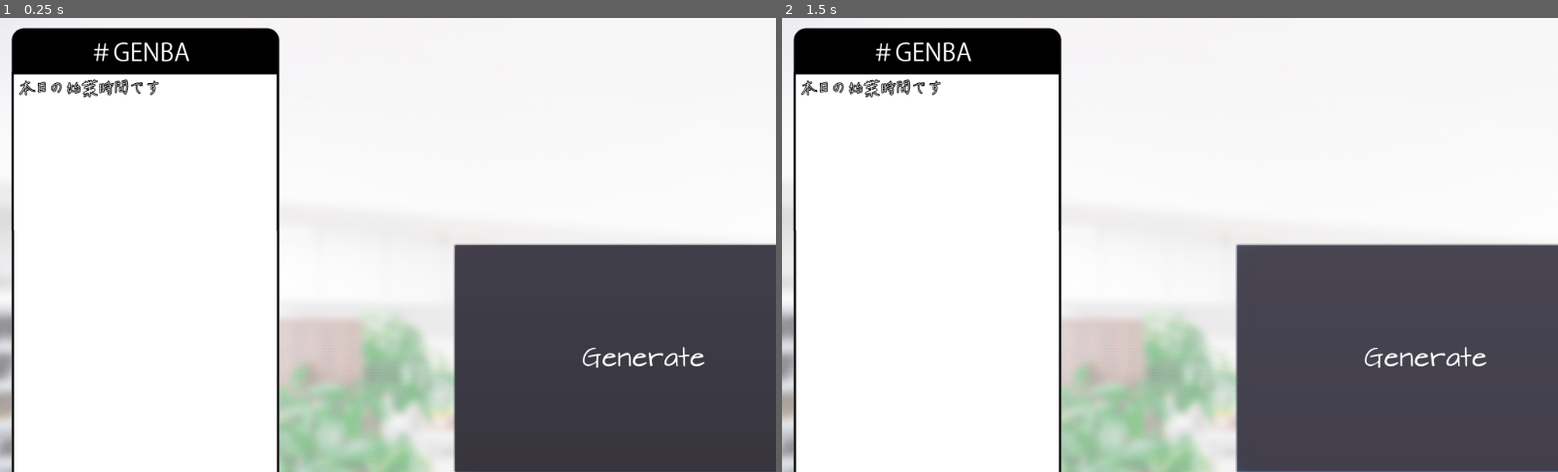
Above: before the commit, frames 1-2 (left to right).
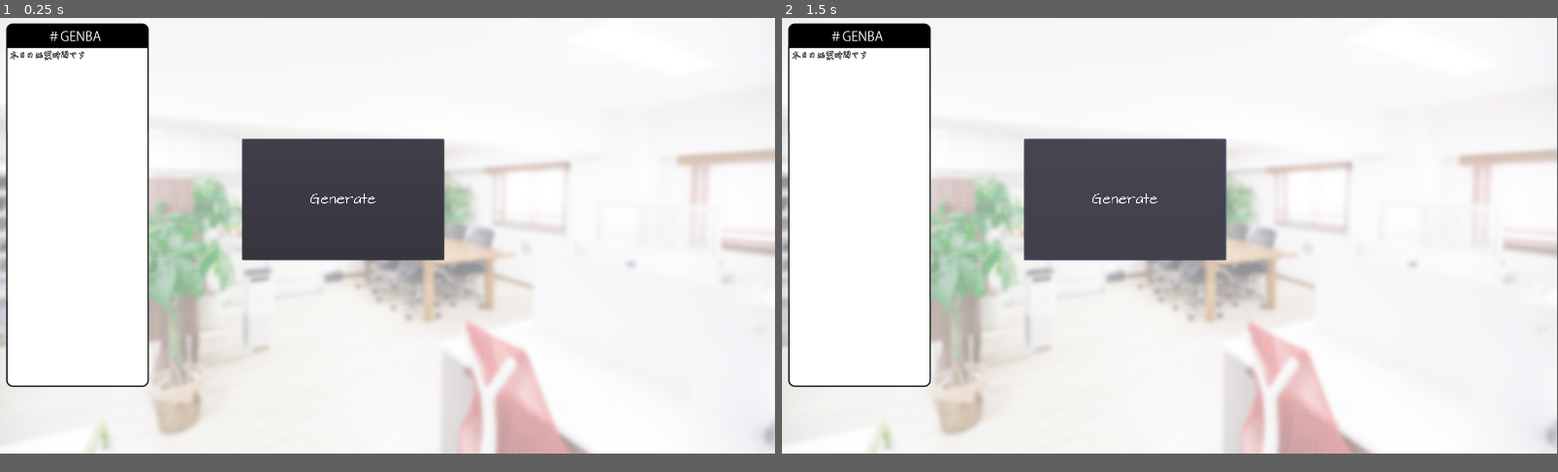
Above: after the commit, the same moments.

Repository: manzyun/PrayForApply
Game: Godot game, scene res://scenes/main.tscn
Two runs of this game, one before a commit and one after it. Both use one fixed random seed, a clock stepped at 60 frames per second and the inputs below.
Inputs:
- Up to frame 1 (0.25 s): no input
- Up to frame 2 (1.5 s): click "Generate" at 0.5 s; click "Generate" at 1.25 s
In our replay, the window is 800x468 before the commit and 799x449 after it. These sizes can differ from the game's own. Grey fills any space a smaller window leaves; there, only what the larger window draws over its background counts as a difference.

The runs differ from the first frame. In frame 1, 48% of the frame differs, in the area x 0-100%, y 1-100%; in frame 2, 48%.

Commit message:
fix FlameGauge

Diff:
--- a/project.godot
+++ b/project.godot
@@ -14,6 +14,11 @@
 run/main_scene="res://scenes/main.tscn"
 config/icon="res://icon.png"
 
+[display]
+
+window/size/width=1920
+window/size/height=1080
+
 [physics]
 
 common/enable_pause_aware_picking=true
--- a/scenes/FlameProgress.gd
+++ b/scenes/FlameProgress.gd
@@ -5,7 +5,9 @@
 # var a = 2
 # var b = "text"
 
-const flame_icon_size_y = 64
+const flame_icon_size_y = 53
+const listed_icon_bottom_offset = 24
+const listed_icon_Top_offset = 64
 
 # Called when the node enters the scene tree for the first time.
 func _ready():
@@ -16,4 +18,5 @@
 #	pass
 
 func _process(delta):
-	$FlameIcon.position.y = rect_size.y - flame_icon_size_y + rect_position.y - value * (rect_size.y / 100)
+	$FlameIcon.position.y = rect_size.y - flame_icon_size_y - listed_icon_bottom_offset \
+ 							- value * ((rect_size.y - flame_icon_size_y - listed_icon_Top_offset ) / 100)
--- a/scenes/FlameProgress.tscn
+++ b/scenes/FlameProgress.tscn
@@ -6,15 +6,13 @@
 [ext_resource path="res://images/flame_gauge_progress.png" type="Texture" id=4]
 
 [node name="FlameProgress" type="TextureProgress"]
-anchor_left = 0.5
-anchor_top = 1.0
-anchor_right = 0.5
+anchor_left = 1.0
+anchor_right = 1.0
 anchor_bottom = 1.0
-margin_left = 388.0
-margin_top = -570.0
-margin_right = 561.0
-margin_bottom = 290.0
-rect_scale = Vector2( 0.55, 0.55 )
+margin_left = -176.0
+margin_top = 64.0
+margin_right = -3.0
+margin_bottom = -156.0
 texture_under = ExtResource( 3 )
 texture_progress = ExtResource( 4 )
 fill_mode = 3
Binary file changed: images/flame_gauge_icon.png
